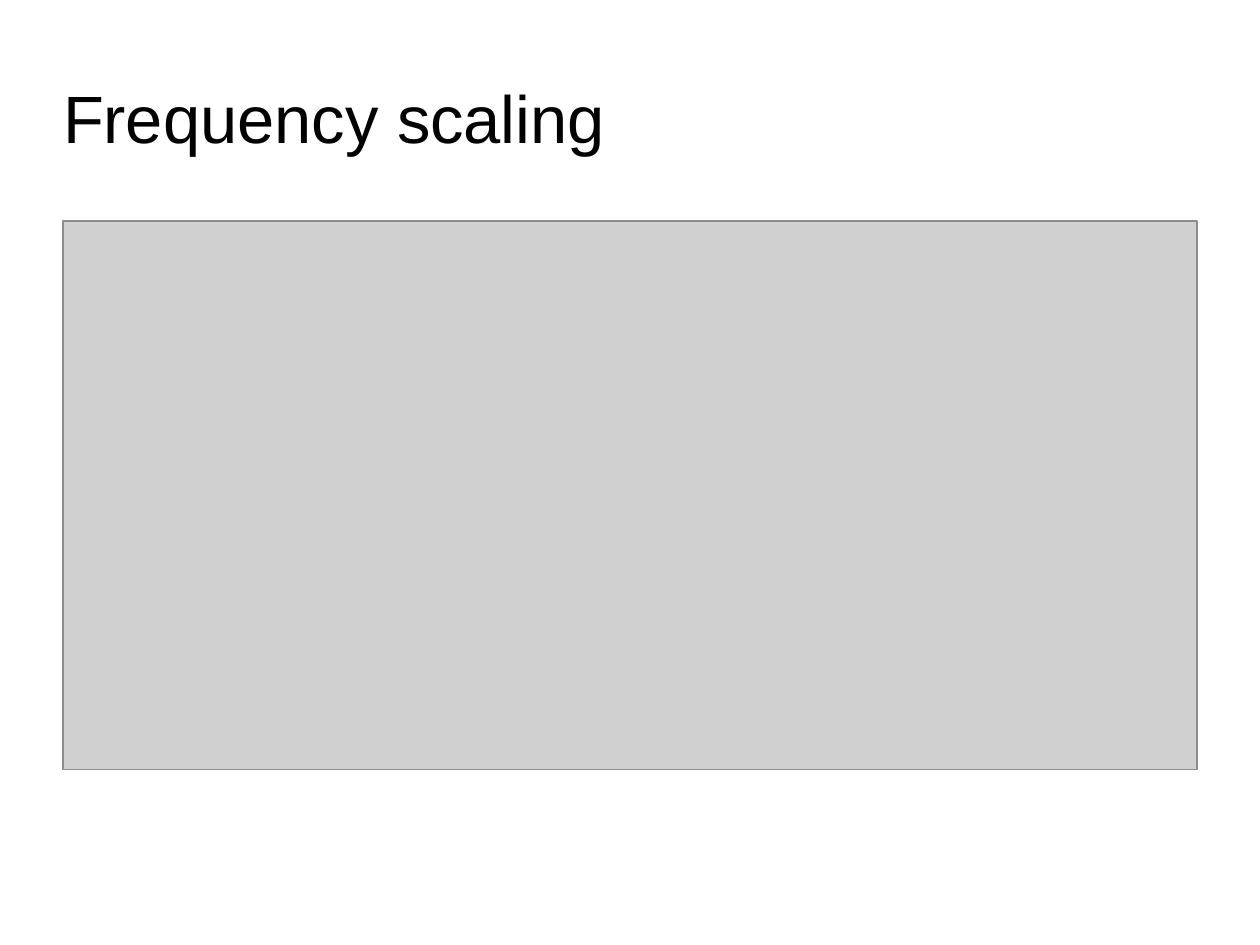
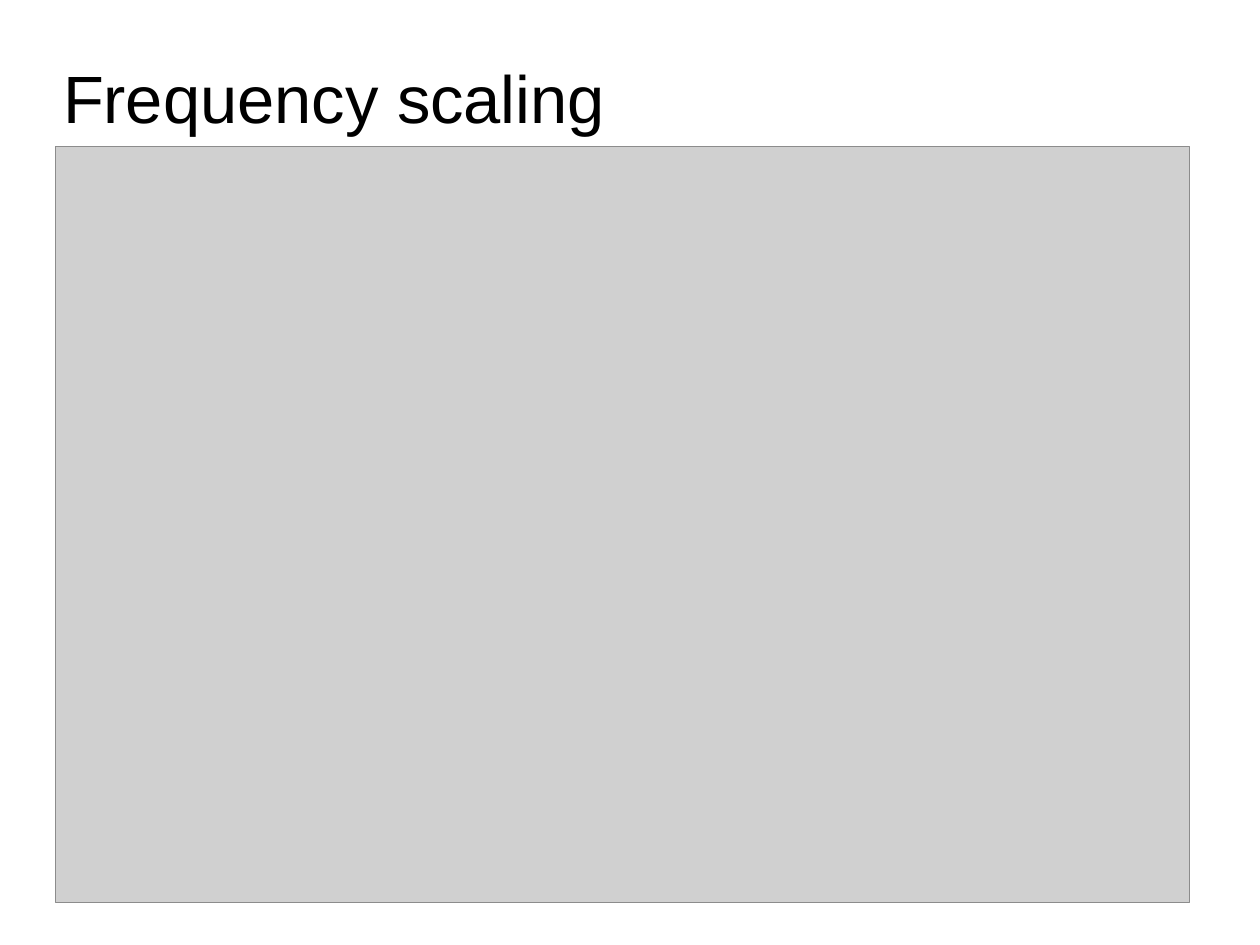
Before and after one commit to hoinx/sms-tools, a slide deck: slide 19 of lectures/8-Sound-transformations/8T1-Sound-transformations-1.odp (slide 12 before the commit). Drawn at 1260x945 pixels with LibreOffice and Linux fonts; fonts in the diff are those of the drawing; grey boxes stand for pictures. Boxes give left, top, right and bottom in pixels: in the first picture for what was removed or moved away, otherwise in the second. Text is boxed around its words. In the diff, an @@ line names an element or a change of style, - is before the commit and + after.

```diff
--- a/lectures/8-Sound-transformations/8T1-Sound-transformations-1.odp
+++ b/lectures/8-Sound-transformations/8T1-Sound-transformations-1.odp
@@ title "Frequency scaling": place and size @@
-title "Frequency scaling" at [63, 94, 605, 156]
+title "Frequency scaling" at [63, 74, 605, 136]
@@ picture: place and size @@
-picture at [63, 220, 1197, 769]
+picture at [55, 146, 1189, 902]
```
Also in this commit, not shown: 6 other slides changed, 9 slides added, 1 slide removed, 27 other files.
